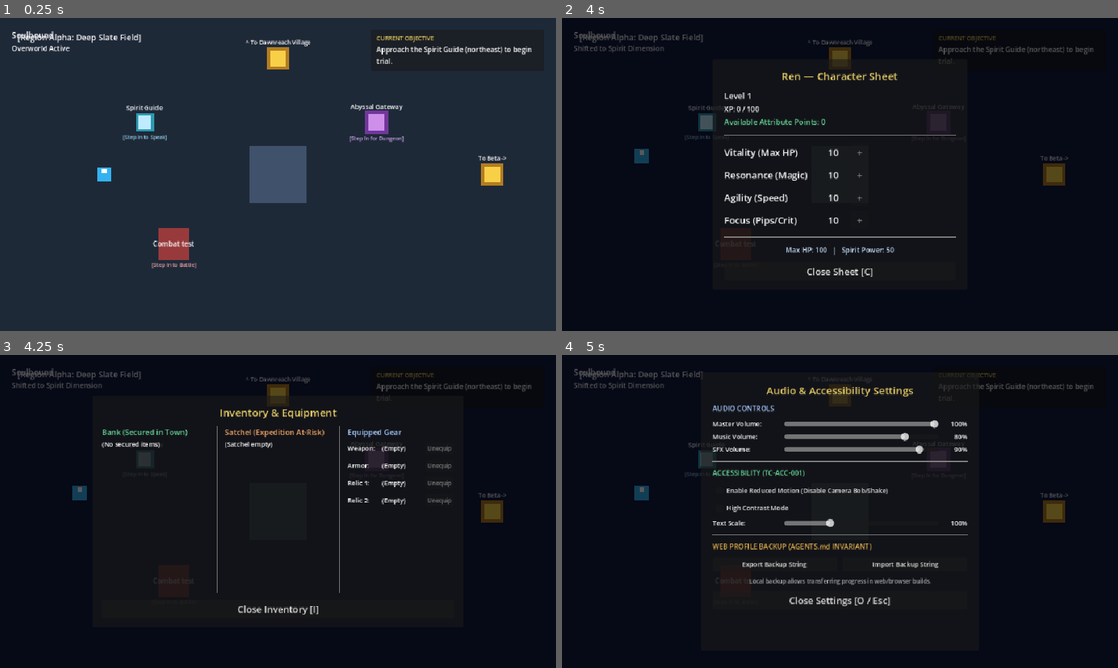
Above: before the commit, frames 1-4 (two rows, left to right).
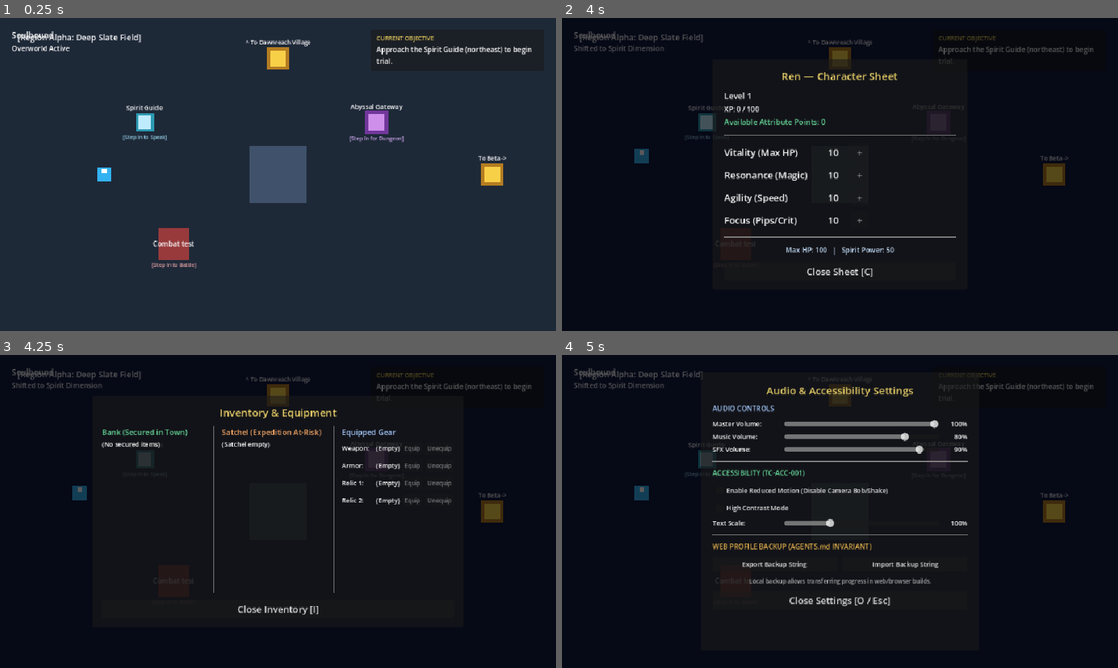
Above: after the commit, the same moments.

Repository: 5gcrg/Soulbound-Overworld
Game: Godot game, scene res://scenes/main/game_root.tscn
Two runs of this game, one before a commit and one after it. Both use one fixed random seed, a clock stepped at 60 frames per second and the inputs below.
Inputs (mouse positions are in pixels of both pictures, inside the frame that each line leads up to):
- Up to frame 1 (0.25 s): no input
- Up to frame 2 (4 s): tap Enter (ui_accept) at 0.5, 0.77, 1.25, 1.52, 2.75, 3.02, 3.77 s; move the mouse to (962, 158) at 0.52 s; hold Right (move_right) 0.53-1.28 s; hold C (toggle_character) 0.53-1.28 s; click (962, 158) at 0.67 s; move the mouse to (728, 190) at 1.27 s; hold Down (move_down) 1.28-2.03 s; tap Q (shift_dimension) at 1.35 s; tap C (toggle_character) at 1.55, 2.85, 3.8 s; move the mouse to (895, 105) at 2.02 s; hold Right (move_right) 2.03-2.78 s; hold C (toggle_character) 2.03-2.78 s; move the mouse to (812, 237) at 2.77 s; hold Up (move_up) 2.78-3.53 s; click (812, 237) at 2.92 s; move the mouse to (1006, 221) at 3.52 s; hold Left (move_left) from 3.53 s (still down); hold Q (shift_dimension) from 3.53 s (still down)
- Up to frame 3 (4.25 s): keep holding Left (move_left); keep holding Q (shift_dimension); tap I (toggle_inventory) at 4.15 s
- Up to frame 4 (5 s): keep holding Left (move_left); move the mouse to (673, 464) at 4.27 s; release Q (shift_dimension) at 4.28 s; tap C (toggle_character) at 4.35 s; tap Enter (ui_accept) at 4.52 s; tap O (toggle_settings) at 4.9 s

Frames 1-2 are identical in both runs. In frame 3, 1.3% of the frame differs, in the area x 38-76%, y 22-76%; in frame 4, nothing differs.

Commit message:
Implement SBL-FIX-001 Combat Item Validation, UI Sheet Equip Wiring & Modal Exclusivity [REVIEW_PENDING_CODEX]

Diff:
--- a/scenes/combat/battle_fixture.gd
+++ b/scenes/combat/battle_fixture.gd
@@ -10,8 +10,17 @@
 	DEFEAT,
 }
 
+const HEALING_ITEMS: Array[String] = [
+	"spirit_salve",
+	"health_elixir",
+	"potion",
+	"potions",
+	"healing_herb"
+]
+
 var phase: Phase = Phase.PLAYER
 var ren_pips: int = 1
+var max_ren_pips: int = 3
 var enemy_pips: int = 2
 var ren_sp: int = 2
 var max_sp: int = 2
@@ -19,6 +28,8 @@
 var last_player_action: StringName = &""
 var _continued_emitted: bool = false
 
+var inventory: InventoryManager = null
+var standalone_consumables: int = 0
 var kurei: KureiSystem = KureiSystem.new()
 
 @onready var title_label: Label = $VBoxContainer/TitleLabel
@@ -67,6 +78,34 @@
 	lumina_lance_btn.disabled = not kurei.can_cast(&"lumina_lance", ren_sp)
 	torrent_surge_btn.disabled = not kurei.can_cast(&"torrent_surge", ren_sp)
 
+func get_available_item_count() -> int:
+	if inventory == null:
+		return standalone_consumables
+	var total: int = 0
+	for item_id: String in HEALING_ITEMS:
+		total += int(inventory.satchel_items.get(item_id, 0))
+		total += int(inventory.banked_items.get(item_id, 0))
+	return total
+
+func consume_healing_item() -> bool:
+	if inventory == null:
+		if standalone_consumables > 0:
+			standalone_consumables -= 1
+			return true
+		return false
+
+	for item_id: String in HEALING_ITEMS:
+		if inventory.satchel_items.get(item_id, 0) > 0:
+			var cnt: int = int(inventory.satchel_items[item_id]) - 1
+			if cnt <= 0:
+				inventory.satchel_items.erase(item_id)
+			else:
+				inventory.satchel_items[item_id] = cnt
+			return true
+		if inventory.banked_items.get(item_id, 0) > 0:
+			return inventory.remove_banked_item(item_id, 1)
+	return false
+
 func request_action(action: StringName) -> bool:
 	if phase != Phase.PLAYER:
 		return false
@@ -89,13 +128,22 @@
 		elif skill_id == &"lumina_lance":
 			enemy_pips -= 1
 		elif skill_id == &"torrent_surge":
-			ren_pips += 1
+			ren_pips = mini(max_ren_pips, ren_pips + 1)
 
 		if enemy_pips <= 0:
 			enemy_pips = 0
 			phase = Phase.VICTORY
 			_update_ui()
 			return true
+
+	if action == &"item":
+		if get_available_item_count() <= 0:
+			return false
+		if ren_pips >= max_ren_pips:
+			return false
+		if not consume_healing_item():
+			return false
+		ren_pips = mini(max_ren_pips, ren_pips + 1)
 
 	last_player_action = action
 	phase = Phase.ENEMY
@@ -108,8 +156,6 @@
 			phase = Phase.VICTORY
 			_update_ui()
 			return true
-	elif action == &"item":
-		ren_pips += 1
 
 	_update_ui()
 	_resolve_enemy_turn.call_deferred()
@@ -145,7 +191,7 @@
 	if not is_node_ready():
 		return
 
-	ren_pips_label.text = "Ren HP: %d | SP: %d" % [ren_pips, ren_sp]
+	ren_pips_label.text = "Ren HP: %d/%d | SP: %d" % [ren_pips, max_ren_pips, ren_sp]
 	enemy_pips_label.text = "Enemy HP: %d" % enemy_pips
 	enemy_intent_label.text = "Intent: %s" % enemy_intent
 	status_label.text = "Phase: %s" % Phase.keys()[phase]
@@ -157,7 +203,10 @@
 	defend_button.disabled = not is_player
 	kurei_button.disabled = not is_player
 	if item_button != null:
-		item_button.disabled = not is_player
+		var items_available: int = get_available_item_count()
+		var can_use_item: bool = is_player and (items_available > 0) and (ren_pips < max_ren_pips)
+		item_button.disabled = not can_use_item
+		item_button.text = "Item (%d)" % items_available
 	continue_button.visible = is_terminal
 	continue_button.disabled = not is_terminal or _continued_emitted
 
@@ -169,3 +218,9 @@
 		outcome_label.text = "Outcome: DEFEAT"
 	else:
 		outcome_label.text = "Outcome: In Progress"
+
+func _input(event: InputEvent) -> void:
+	if not is_visible_in_tree():
+		return
+	if event.is_action_pressed("toggle_character") or event.is_action_pressed("toggle_inventory") or event.is_action_pressed("toggle_settings"):
+		get_viewport().set_input_as_handled()
--- a/scenes/main/game_root.gd
+++ b/scenes/main/game_root.gd
@@ -137,11 +137,22 @@
 					var dim_name: String = "Spirit Dimension" if dimension_manager.current_dimension == DimensionManager.Dimension.SPIRIT else "Physical Dimension"
 					status_label.text = "Shifted to %s" % dim_name
 	elif event.is_action_pressed("toggle_character"):
-		_toggle_character_sheet()
+		if not has_blocking_modal():
+			_toggle_character_sheet()
 	elif event.is_action_pressed("toggle_inventory"):
-		_toggle_inventory_sheet()
+		if not has_blocking_modal():
+			_toggle_inventory_sheet()
 	elif event.is_action_pressed("toggle_settings"):
-		_toggle_settings_sheet()
+		if not has_blocking_modal():
+			_toggle_settings_sheet()
+
+func has_blocking_modal() -> bool:
+	return (_battle != null and is_instance_valid(_battle)) \
+		or (_dialog != null and is_instance_valid(_dialog)) \
+		or (_expedition != null and is_instance_valid(_expedition)) \
+		or (_academic_modal != null and is_instance_valid(_academic_modal)) \
+		or (_chapter_dialog != null and is_instance_valid(_chapter_dialog)) \
+		or _chapter_dialog_pending
 
 # ==============================================================================
 # Combat Encounter Binding & Handling
@@ -195,9 +206,10 @@
 	if player == null or _battle_layer == null:
 		return false
 
-	var instance: Control = BATTLE_FIXTURE_SCENE.instantiate() as Control
+	var instance: BattleFixture = BATTLE_FIXTURE_SCENE.instantiate() as BattleFixture
 	if instance == null:
 		return false
+	instance.inventory = inventory_manager
 	_battle = instance
 	player.freeze_movement()
 	if not _battle.is_connected("continued", _close_combat):
@@ -428,7 +440,7 @@
 # ==============================================================================
 
 func _toggle_character_sheet() -> void:
-	if _chapter_dialog_pending or _chapter_dialog != null or _academic_modal != null:
+	if has_blocking_modal():
 		return
 	if _pending_return_to_alpha:
 		if _settings_sheet != null:
@@ -443,9 +455,6 @@
 		_close_inventory_sheet()
 	if _settings_sheet != null and is_instance_valid(_settings_sheet):
 		_close_settings_sheet()
-
-	if _battle != null or _dialog != null or _expedition != null:
-		return
 
 	var target_layer: CanvasLayer = _sheet_layer if _sheet_layer != null else _dialog_layer
 	if target_layer == null:
@@ -476,7 +485,7 @@
 		_restore_combat_movement()
 
 func _toggle_inventory_sheet() -> void:
-	if _chapter_dialog_pending or _chapter_dialog != null or _academic_modal != null:
+	if has_blocking_modal():
 		return
 	if _pending_return_to_alpha:
 		if _settings_sheet != null:
@@ -492,9 +501,6 @@
 	if _settings_sheet != null and is_instance_valid(_settings_sheet):
 		_close_settings_sheet()
 
-	if _battle != null or _dialog != null or _expedition != null:
-		return
-
 	var target_layer: CanvasLayer = _sheet_layer if _sheet_layer != null else _dialog_layer
 	if target_layer == null:
 		return
@@ -508,11 +514,14 @@
 		return
 	_inventory_sheet = sheet
 	sheet.set_inventory(inventory_manager)
+	sheet.equipment_changed.connect(_on_equipment_changed)
 	sheet.closed.connect(_close_inventory_sheet)
 	target_layer.add_child(sheet)
 
 func _close_inventory_sheet() -> void:
 	if _inventory_sheet != null and is_instance_valid(_inventory_sheet):
+		if _inventory_sheet.equipment_changed.is_connected(_on_equipment_changed):
+			_inventory_sheet.equipment_changed.disconnect(_on_equipment_changed)
 		_inventory_sheet.closed.disconnect(_close_inventory_sheet)
 		_inventory_sheet.queue_free()
 		_inventory_sheet = null
@@ -523,8 +532,12 @@
 	if _character_sheet == null and _settings_sheet == null and _battle == null and _dialog == null and _expedition == null and _academic_modal == null and _chapter_dialog == null:
 		_restore_combat_movement()
 
+func _on_equipment_changed(_slot: StringName, _item_id: String) -> void:
+	if profile_store != null:
+		inventory_manager.save_to_store(profile_store, _profile_slot)
+
 func _toggle_settings_sheet() -> void:
-	if _chapter_dialog_pending or _chapter_dialog != null or _academic_modal != null:
+	if has_blocking_modal():
 		return
 	if _pending_return_to_alpha:
 		if _settings_sheet != null:
@@ -539,9 +552,6 @@
 		_close_character_sheet()
 	if _inventory_sheet != null and is_instance_valid(_inventory_sheet):
 		_close_inventory_sheet()
-
-	if _battle != null or _dialog != null or _expedition != null:
-		return
 
 	var target_layer: CanvasLayer = _sheet_layer if _sheet_layer != null else _dialog_layer
 	if target_layer == null:
--- a/scenes/ui/academic_completion_modal.gd
+++ b/scenes/ui/academic_completion_modal.gd
@@ -61,7 +61,11 @@
 func _on_close_pressed() -> void:
 	closed.emit()
 
-func _unhandled_input(event: InputEvent) -> void:
-	if event.is_action_pressed("ui_cancel"):
+func _input(event: InputEvent) -> void:
+	if not is_visible_in_tree():
+		return
+	if event.is_action_pressed("toggle_character") or event.is_action_pressed("toggle_inventory") or event.is_action_pressed("toggle_settings"):
+		get_viewport().set_input_as_handled()
+	elif event.is_action_pressed("ui_cancel"):
 		get_viewport().set_input_as_handled()
 		closed.emit()
--- a/scenes/ui/inventory_sheet.gd
+++ b/scenes/ui/inventory_sheet.gd
@@ -5,6 +5,7 @@
 ## Requirements: GDD-025/026/027/028/029/030, FR-INV-001, AGENTS.md Invariants.
 
 signal closed
+signal equipment_changed(slot: StringName, item_id: String)
 
 var inventory: InventoryManager = null
 
@@ -12,20 +13,29 @@
 @onready var satchel_list_label: Label = $Panel/Margin/VBox/Columns/SatchelCol/Scroll/SatchelListLabel
 
 @onready var weapon_label: Label = $Panel/Margin/VBox/Columns/EquipCol/WeaponRow/Value
+@onready var weapon_equip_btn: Button = $Panel/Margin/VBox/Columns/EquipCol/WeaponRow/EquipBtn
 @onready var weapon_unequip_btn: Button = $Panel/Margin/VBox/Columns/EquipCol/WeaponRow/UnequipBtn
 
 @onready var armor_label: Label = $Panel/Margin/VBox/Columns/EquipCol/ArmorRow/Value
+@onready var armor_equip_btn: Button = $Panel/Margin/VBox/Columns/EquipCol/ArmorRow/EquipBtn
 @onready var armor_unequip_btn: Button = $Panel/Margin/VBox/Columns/EquipCol/ArmorRow/UnequipBtn
 
 @onready var relic1_label: Label = $Panel/Margin/VBox/Columns/EquipCol/Relic1Row/Value
+@onready var relic1_equip_btn: Button = $Panel/Margin/VBox/Columns/EquipCol/Relic1Row/EquipBtn
 @onready var relic1_unequip_btn: Button = $Panel/Margin/VBox/Columns/EquipCol/Relic1Row/UnequipBtn
 
 @onready var relic2_label: Label = $Panel/Margin/VBox/Columns/EquipCol/Relic2Row/Value
+@onready var relic2_equip_btn: Button = $Panel/Margin/VBox/Columns/EquipCol/Relic2Row/EquipBtn
 @onready var relic2_unequip_btn: Button = $Panel/Margin/VBox/Columns/EquipCol/Relic2Row/UnequipBtn
 
 @onready var close_btn: Button = $Panel/Margin/VBox/CloseButton
 
 func _ready() -> void:
+	weapon_equip_btn.pressed.connect(_on_equip_slot.bind(InventoryManager.SLOT_WEAPON))
+	armor_equip_btn.pressed.connect(_on_equip_slot.bind(InventoryManager.SLOT_ARMOR))
+	relic1_equip_btn.pressed.connect(_on_equip_slot.bind(InventoryManager.SLOT_RELIC_1))
+	relic2_equip_btn.pressed.connect(_on_equip_slot.bind(InventoryManager.SLOT_RELIC_2))
+
 	weapon_unequip_btn.pressed.connect(_on_unequip.bind(InventoryManager.SLOT_WEAPON))
 	armor_unequip_btn.pressed.connect(_on_unequip.bind(InventoryManager.SLOT_ARMOR))
 	relic1_unequip_btn.pressed.connect(_on_unequip.bind(InventoryManager.SLOT_RELIC_1))
@@ -66,26 +76,67 @@
 	var w: String = inventory.equipment.get("weapon", "")
 	weapon_label.text = w if not w.is_empty() else "(Empty)"
 	weapon_unequip_btn.disabled = w.is_empty()
+	weapon_equip_btn.disabled = get_equippable_banked_items(InventoryManager.SLOT_WEAPON).is_empty()
 
 	var a: String = inventory.equipment.get("armor", "")
 	armor_label.text = a if not a.is_empty() else "(Empty)"
 	armor_unequip_btn.disabled = a.is_empty()
+	armor_equip_btn.disabled = get_equippable_banked_items(InventoryManager.SLOT_ARMOR).is_empty()
 
 	var r1: String = inventory.equipment.get("relic_1", "")
 	relic1_label.text = r1 if not r1.is_empty() else "(Empty)"
 	relic1_unequip_btn.disabled = r1.is_empty()
+	relic1_equip_btn.disabled = get_equippable_banked_items(InventoryManager.SLOT_RELIC_1).is_empty()
 
 	var r2: String = inventory.equipment.get("relic_2", "")
 	relic2_label.text = r2 if not r2.is_empty() else "(Empty)"
 	relic2_unequip_btn.disabled = r2.is_empty()
+	relic2_equip_btn.disabled = get_equippable_banked_items(InventoryManager.SLOT_RELIC_2).is_empty()
+
+func get_equippable_banked_items(slot: StringName) -> Array[String]:
+	var result: Array[String] = []
+	if inventory == null:
+		return result
+
+	for item_id: String in inventory.banked_items.keys():
+		var id_str: String = item_id.to_lower()
+		var count: int = int(inventory.banked_items[item_id])
+		if count <= 0:
+			continue
+
+		# Skip consumable items
+		if id_str.contains("potion") or id_str.contains("salve") or id_str.contains("elixir") or id_str.contains("herb"):
+			continue
+
+		match slot:
+			InventoryManager.SLOT_WEAPON:
+				if id_str.contains("blade") or id_str.contains("sword") or id_str.contains("weapon") or id_str.contains("staff") or id_str.contains("dagger") or id_str.contains("bow") or (not id_str.contains("armor") and not id_str.contains("robe") and not id_str.contains("amulet") and not id_str.contains("relic") and not id_str.contains("ring")):
+					result.append(item_id)
+			InventoryManager.SLOT_ARMOR:
+				if id_str.contains("armor") or id_str.contains("robe") or id_str.contains("mail") or id_str.contains("tunic") or id_str.contains("plate") or id_str.contains("vest"):
+					result.append(item_id)
+			InventoryManager.SLOT_RELIC_1, InventoryManager.SLOT_RELIC_2:
+				if id_str.contains("relic") or id_str.contains("amulet") or id_str.contains("ring") or id_str.contains("charm") or id_str.contains("crystal") or id_str.contains("shard"):
+					result.append(item_id)
+	return result
+
+func _on_equip_slot(slot: StringName) -> void:
+	if inventory == null:
+		return
+	var candidates: Array[String] = get_equippable_banked_items(slot)
+	if candidates.is_empty():
+		return
+	equip_from_bank(slot, candidates[0])
 
 func _on_unequip(slot: StringName) -> void:
 	if inventory != null and inventory.unequip_item(slot):
 		refresh()
+		equipment_changed.emit(slot, "")
 
 func equip_from_bank(slot: StringName, item_id: String) -> bool:
 	if inventory != null and inventory.equip_item(slot, item_id):
 		refresh()
+		equipment_changed.emit(slot, item_id)
 		return true
 	return false
 
--- a/scenes/ui/inventory_sheet.tscn
+++ b/scenes/ui/inventory_sheet.tscn
@@ -131,6 +131,11 @@
 theme_override_font_sizes/font_size = 11
 text = "(Empty)"
 
+[node name="EquipBtn" type="Button" parent="Panel/Margin/VBox/Columns/EquipCol/WeaponRow"]
+layout_mode = 2
+theme_override_font_sizes/font_size = 10
+text = "Equip"
+
 [node name="UnequipBtn" type="Button" parent="Panel/Margin/VBox/Columns/EquipCol/WeaponRow"]
 layout_mode = 2
 theme_override_font_sizes/font_size = 10
@@ -151,6 +156,11 @@
 theme_override_font_sizes/font_size = 11
 text = "(Empty)"
 
+[node name="EquipBtn" type="Button" parent="Panel/Margin/VBox/Columns/EquipCol/ArmorRow"]
+layout_mode = 2
+theme_override_font_sizes/font_size = 10
+text = "Equip"
+
 [node name="UnequipBtn" type="Button" parent="Panel/Margin/VBox/Columns/EquipCol/ArmorRow"]
 layout_mode = 2
 theme_override_font_sizes/font_size = 10
@@ -171,6 +181,11 @@
 theme_override_font_sizes/font_size = 11
 text = "(Empty)"
 
+[node name="EquipBtn" type="Button" parent="Panel/Margin/VBox/Columns/EquipCol/Relic1Row"]
+layout_mode = 2
+theme_override_font_sizes/font_size = 10
+text = "Equip"
+
 [node name="UnequipBtn" type="Button" parent="Panel/Margin/VBox/Columns/EquipCol/Relic1Row"]
 layout_mode = 2
 theme_override_font_sizes/font_size = 10
@@ -190,6 +205,11 @@
 size_flags_horizontal = 3
 theme_override_font_sizes/font_size = 11
 text = "(Empty)"
+
+[node name="EquipBtn" type="Button" parent="Panel/Margin/VBox/Columns/EquipCol/Relic2Row"]
+layout_mode = 2
+theme_override_font_sizes/font_size = 10
+text = "Equip"
 
 [node name="UnequipBtn" type="Button" parent="Panel/Margin/VBox/Columns/EquipCol/Relic2Row"]
 layout_mode = 2
--- a/scenes/vertical_slice/chapter_activity_dialog.gd
+++ b/scenes/vertical_slice/chapter_activity_dialog.gd
@@ -151,7 +151,9 @@
 func _input(event: InputEvent) -> void:
 	if not is_visible_in_tree() or _closed_emitted:
 		return
-	if event.is_action_pressed("ui_cancel"):
+	if event.is_action_pressed("toggle_character") or event.is_action_pressed("toggle_inventory") or event.is_action_pressed("toggle_settings"):
+		get_viewport().set_input_as_handled()
+	elif event.is_action_pressed("ui_cancel"):
 		get_viewport().set_input_as_handled()
 		_on_close_pressed()
 
--- a/scenes/vertical_slice/quest_dialog.gd
+++ b/scenes/vertical_slice/quest_dialog.gd
@@ -93,6 +93,11 @@
 	if err == OK:
 		quest_accepted.emit()
 		_refresh_view()
+	else:
+		feedback_label.text = "Save error: Failed to record quest acceptance (Error %d). Press Escape or Close to exit." % err
+		feedback_label.modulate = Color(1.0, 0.4, 0.4)
+		close_button.visible = true
+		close_button.grab_focus()
 
 func _on_practice_choice(choice: String) -> void:
 	if _progress == null or _progress.stage != SliceProgress.Stage.PRACTICE:
@@ -100,6 +105,10 @@
 
 	var err: Error = _progress.finish_practice(choice)
 	if err != OK:
+		feedback_label.text = "Save error: Failed to record practice completion (Error %d). Press Escape or Close to exit." % err
+		feedback_label.modulate = Color(1.0, 0.4, 0.4)
+		close_button.visible = true
+		close_button.grab_focus()
 		return
 
 	var is_correct: bool = (choice == SliceProgress.CHOICE_MATCH)
@@ -123,10 +132,24 @@
 	if err == OK:
 		quest_turned_in.emit()
 		_refresh_view()
+	else:
+		feedback_label.text = "Save error: Failed to record quest turn-in (Error %d). Press Escape or Close to exit." % err
+		feedback_label.modulate = Color(1.0, 0.4, 0.4)
+		close_button.visible = true
+		close_button.grab_focus()
 
 func _on_close_pressed() -> void:
 	closed.emit()
 	queue_free()
+
+func _input(event: InputEvent) -> void:
+	if not is_visible_in_tree():
+		return
+	if event.is_action_pressed("toggle_character") or event.is_action_pressed("toggle_inventory") or event.is_action_pressed("toggle_settings"):
+		get_viewport().set_input_as_handled()
+	elif event.is_action_pressed("ui_cancel"):
+		get_viewport().set_input_as_handled()
+		_on_close_pressed()
 
 func _hide_all_buttons() -> void:
 	accept_button.visible = false
--- a/tests/headless/combat_test.gd
+++ b/tests/headless/combat_test.gd
@@ -193,5 +193,107 @@
 		_fail("Stale encounter did not release the reservation")
 		return
 
+	# =========================================================================
+	# Part 4: Combat Item Action, Ownership Validation & Healing Cap Hardening
+	# =========================================================================
+	var fixture_scene: PackedScene = load("res://scenes/combat/battle_fixture.tscn")
+	var item_fixture: BattleFixture = fixture_scene.instantiate() as BattleFixture
+	root.add_child(item_fixture)
+	await process_frame
+
+	# 1. Reject item when 0 items owned
+	if item_fixture.get_available_item_count() != 0:
+		_fail("Expected 0 items available initially")
+		return
+	if item_fixture.request_action(&"item"):
+		_fail("Item action must be rejected when 0 items owned")
+		return
+
+	# 2. Attach InventoryManager with consumable items
+	var test_inv: InventoryManager = InventoryManager.new()
+	test_inv.add_satchel_item("spirit_salve", 2)
+	item_fixture.inventory = test_inv
+	if item_fixture.get_available_item_count() != 2:
+		_fail("Expected 2 spirit_salves available")
+		return
+
+	# 3. Defend against opening Strike, then use item during enemy Recover
+	if item_fixture.ren_pips != 1:
+		_fail("Expected ren_pips == 1 initially")
+		return
+	if not item_fixture.request_action(&"defend"):
+		_fail("Defend action rejected")
+		return
+	await process_frame
+	await process_frame
+	if item_fixture.ren_pips != 1 or item_fixture.enemy_intent != &"Recover":
+		_fail("Expected 1 pip and Recover intent after defend")
+		return
+
+	# Heal during Recover: 1 -> 2 pips, consumes 1 from inventory
+	if not item_fixture.request_action(&"item"):
+		_fail("Item action rejected when item owned")
+		return
+	if item_fixture.ren_pips != 2:
+		_fail("Expected ren_pips healed to 2")
+		return
+	if item_fixture.get_available_item_count() != 1:
+		_fail("Expected 1 spirit_salve remaining after consumption")
+		return
+
+	# Enemy recovers harmlessly, intent becomes Strike
+	await process_frame
+	await process_frame
+
+	# Defend against Strike
+	if not item_fixture.request_action(&"defend"):
+		_fail("Second defend action rejected")
+		return
+	await process_frame
+	await process_frame
+
+	# 4. Use second item during Recover: heals 2 -> 3 (max_ren_pips)
+	if not item_fixture.request_action(&"item"):
+		_fail("Second item action rejected")
+		return
+	if item_fixture.ren_pips != 3:
+		_fail("Expected ren_pips at max cap 3")
+		return
+	await process_frame
+	await process_frame
+
+	# 5. Healing Cap: When at max_ren_pips, item action must be rejected
+	test_inv.add_banked_item("health_elixir", 1)
+	if item_fixture.ren_pips != item_fixture.max_ren_pips:
+		_fail("Expected ren_pips to equal max_ren_pips")
+		return
+	if item_fixture.request_action(&"item"):
+		_fail("Item action must be rejected when at healing cap")
+		return
+	if test_inv.banked_items.get("health_elixir", 0) != 1:
+		_fail("Item must not be consumed when rejected at healing cap")
+		return
+
+	# 6. Modal Hotkey Blocking
+	game_root._battle = item_fixture
+	if not game_root.has_blocking_modal():
+		_fail("Expected has_blocking_modal() == true while BattleFixture active")
+		return
+	game_root._toggle_character_sheet()
+	if game_root._character_sheet != null:
+		_fail("Character sheet must not open over active BattleFixture")
+		return
+	game_root._toggle_inventory_sheet()
+	if game_root._inventory_sheet != null:
+		_fail("Inventory sheet must not open over active BattleFixture")
+		return
+	game_root._toggle_settings_sheet()
+	if game_root._settings_sheet != null:
+		_fail("Settings sheet must not open over active BattleFixture")
+		return
+
+	item_fixture.queue_free()
+	await process_frame
+
 	print("COMBAT TESTS PASSED")
 	quit(0)
--- a/tests/headless/ui_sheets_test.gd
+++ b/tests/headless/ui_sheets_test.gd
@@ -89,17 +89,34 @@
 
 	var inv_sheet: InventorySheet = game_root._inventory_sheet
 	_check(inv.banked_items.has("iron_blade"), "Iron blade present in bank")
+	_check(inv_sheet.weapon_equip_btn.disabled == false, "Weapon equip button enabled with banked blade")
 
-	# Equip weapon from bank
-	var equip_ok: bool = inv_sheet.equip_from_bank(InventoryManager.SLOT_WEAPON, "iron_blade")
-	_check(equip_ok == true, "Equipped iron blade to weapon slot")
-	_check(inv.equipment["weapon"] == "iron_blade", "Weapon slot holds iron blade")
+	# 1. Equip weapon via UI Button
+	var equipment_changed_received: Array[Dictionary] = []
+	inv_sheet.equipment_changed.connect(func(slot: StringName, item_id: String) -> void:
+		equipment_changed_received.append({"slot": slot, "item_id": item_id})
+	)
+
+	inv_sheet.weapon_equip_btn.pressed.emit()
+	_check(inv.equipment["weapon"] == "iron_blade", "Weapon slot holds iron blade via UI button")
 	_check(not inv.banked_items.has("iron_blade"), "Iron blade moved out of bank")
+	_check(inv_sheet.weapon_unequip_btn.disabled == false, "Unequip button enabled after equip")
+	_check(inv_sheet.weapon_equip_btn.disabled == true, "Weapon equip button disabled when no more banked weapons")
+	_check(equipment_changed_received.size() == 1, "equipment_changed signal emitted on UI equip")
 
-	# Unequip weapon
-	inv_sheet._on_unequip(InventoryManager.SLOT_WEAPON)
-	_check(inv.equipment["weapon"] == "", "Weapon slot unequipped")
+	# 2. Unequip weapon via UI Button
+	inv_sheet.weapon_unequip_btn.pressed.emit()
+	_check(inv.equipment["weapon"] == "", "Weapon slot unequipped via UI button")
 	_check(inv.banked_items.has("iron_blade"), "Iron blade returned to bank")
+	_check(inv_sheet.weapon_unequip_btn.disabled == true, "Unequip button disabled after unequip")
+	_check(inv_sheet.weapon_equip_btn.disabled == false, "Weapon equip button re-enabled")
+	_check(equipment_changed_received.size() == 2, "equipment_changed signal emitted on UI unequip")
+
+	# 3. Equip relic via UI Button
+	_check(inv_sheet.relic1_equip_btn.disabled == false, "Relic 1 equip button enabled with banked amulet")
+	inv_sheet.relic1_equip_btn.pressed.emit()
+	_check(inv.equipment["relic_1"] == "spirit_amulet", "Relic 1 slot holds spirit amulet via UI button")
+	_check(inv_sheet.relic1_unequip_btn.disabled == false, "Relic 1 unequip button enabled")
 
 	# Close Inventory Sheet
 	inv_sheet.closed.emit()
Not shown, changed: docs/agent-review-queue.md
